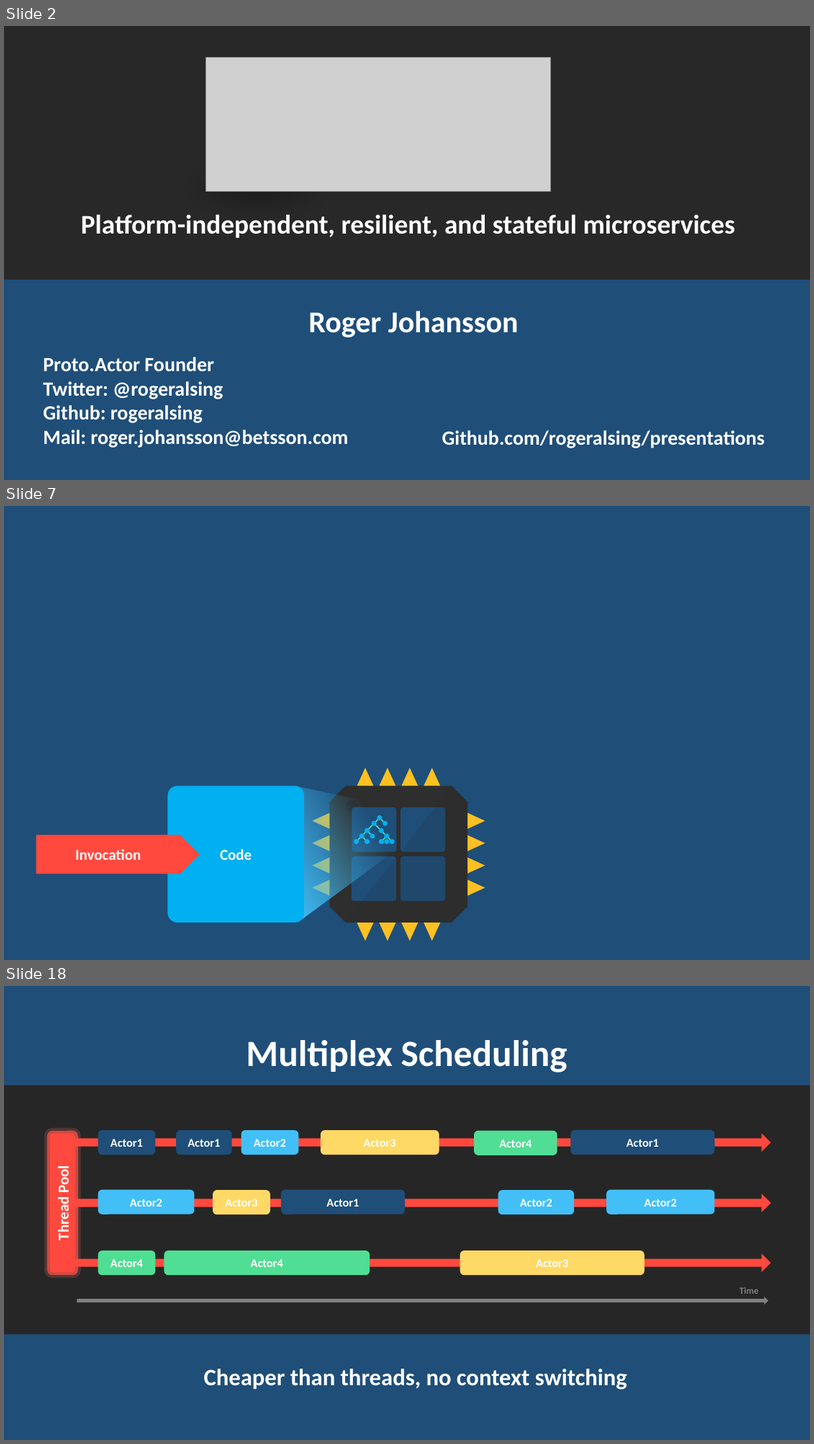
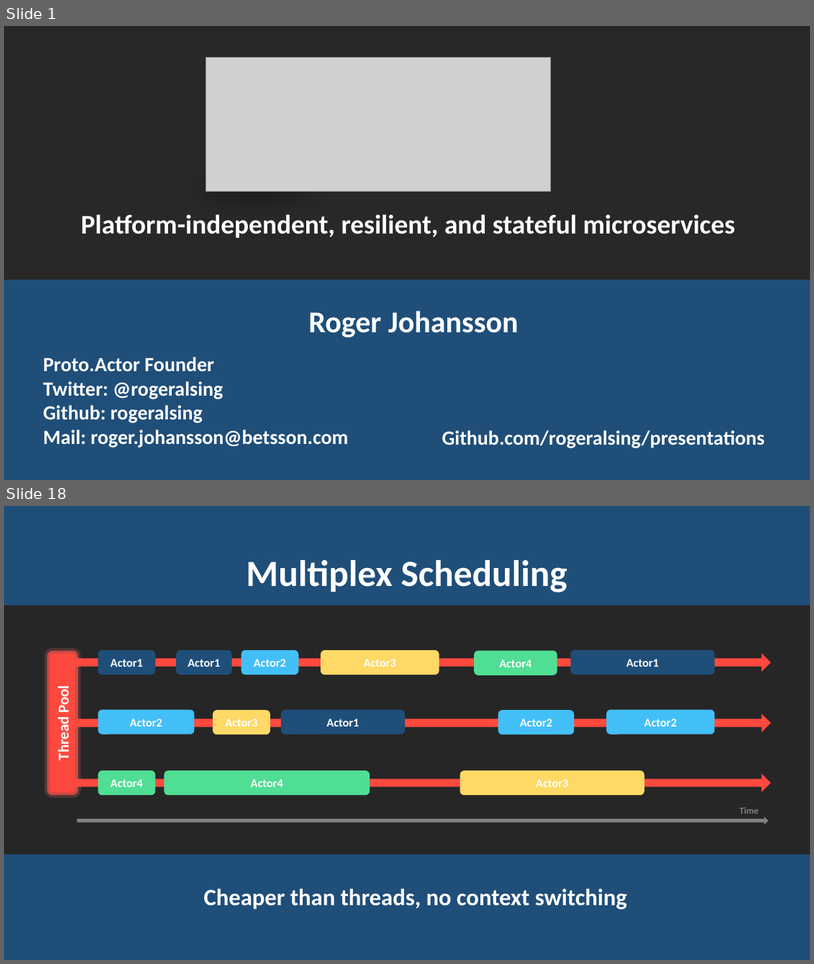
Before and after one commit to rogeralsing/Presentations, a slide deck: ProtoActor/QConSP/protoactor.pptx. Shown one above the other, each under a label of ours: slides 2, 7 and 18 before the commit, slides 1 and 18 after it; the slides between them are not shown. The pictures are 814x1444 and 814x964 pixels, drawn with LibreOffice and Linux fonts; fonts in the diff are those of the drawing; grey boxes stand for pictures. Boxes give left, top, right and bottom in pixels: in the first picture for what was removed or moved away, otherwise in the second. Text is boxed around its words. In the diff, an @@ line names an element or a change of style, - is before the commit and + after.

```diff
--- a/ProtoActor/QConSP/protoactor.pptx
+++ b/ProtoActor/QConSP/protoactor.pptx
@@ slide 7 removed at bbox=[4, 506, 810, 960], background #1F4E79 @@
@@ rounded rectangle removed at bbox=[168, 785, 305, 922] @@
-Code
@@ freeform shape removed at bbox=[296, 786, 396, 921] @@
@@ freeform shape removed at bbox=[313, 767, 486, 940] @@
@@ octagon removed at bbox=[330, 785, 468, 922] @@
@@ freeform shape removed at bbox=[346, 785, 468, 921] @@
@@ ellipse removed at bbox=[346, 800, 358, 811] @@
@@ rounded rectangle removed at bbox=[401, 807, 445, 852] @@
@@ right arrow removed at bbox=[36, 834, 199, 873] @@
-Invocation
@@ group removed at bbox=[352, 807, 396, 852]: 13 ellipses, 12 lines, 1 rounded rectangle @@
@@ rounded rectangle removed at bbox=[352, 856, 396, 901] @@
@@ rounded rectangle removed at bbox=[401, 856, 445, 901] @@
@@ what was slide 2 is now slide 1 @@
```
Also in this commit, not shown: 7 slides changed, 4 slides added, 11 other slides removed.
